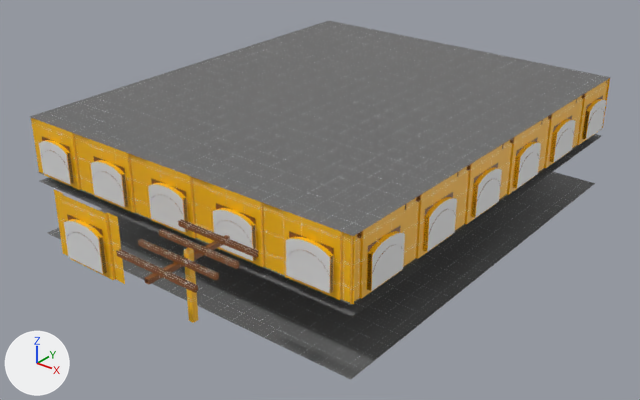
An edit to the Blender file Blends/level-1-depository.blend, drawn before and after from the same camera.
The view is the same before and after, from a camera (50 mm lens) standing at (27.1, -35.3, 18.4) and looking at (1.2, -3.0, -1.6). Lighting does not change. The marker at lower left points along +X, +Y and +Z.

The scene before the commit, as lines of its bpy script (objects in view):
```python
ob_kit_window_4m = bpy.data.objects.new('kit-window-4m', me_kit_window_4m)
ob_kit_window_4m.location = (0.0, -16.5, 0.0)
ob_kit_window_4m_001 = bpy.data.objects.new('kit-window-4m.001', me_kit_window_4m)
ob_kit_window_4m_001.location = (0.0, -12.0, 0.0)
ob_kit_window_4m_002 = bpy.data.objects.new('kit-window-4m.002', me_kit_window_4m)
ob_kit_window_4m_002.location = (4.0, -12.0, 0.0)
ob_kit_window_4m_003 = bpy.data.objects.new('kit-window-4m.003', me_kit_window_4m)
ob_kit_window_4m_003.location = (8.0, -12.0, 0.0)
ob_kit_window_4m_004 = bpy.data.objects.new('kit-window-4m.004', me_kit_window_4m)
ob_kit_window_4m_004.location = (-4.0, -12.0, 0.0)
ob_kit_window_4m_005 = bpy.data.objects.new('kit-window-4m.005', me_kit_window_4m)
ob_kit_window_4m_005.location = (-8.0, -12.0, 0.0)
ob_kit_window_4m_009 = bpy.data.objects.new('kit-window-4m.009', me_kit_window_4m)
ob_kit_window_4m_009.location = (10.0, -10.0, 0.0)
ob_kit_window_4m_009.rotation_euler = (0.0, 0.0, -4.712)  # degrees (0, 0, -270)
ob_kit_window_4m_010 = bpy.data.objects.new('kit-window-4m.010', me_kit_window_4m)
ob_kit_window_4m_010.location = (10.0, -6.0, 0.0)
ob_kit_window_4m_010.rotation_euler = (0.0, 0.0, -4.712)  # degrees (0, 0, -270)
ob_kit_window_4m_013 = bpy.data.objects.new('kit-window-4m.013', me_kit_window_4m)
ob_kit_window_4m_013.location = (10.0, 6.0, 0.0)
ob_kit_window_4m_013.rotation_euler = (0.0, 0.0, -4.712)  # degrees (0, 0, -270)
# also in view: 'kit-pillar-4m' at (6.0, -16.5, 1.5); 'level-1-depository' at (0.0, 0.0, -0.3); 'kit-window-4m.011' at (10.1, -2.0, 1.5); 'kit-window-4m.012' at (10.1, 2.0, 1.5); 'kit-window-4m.014' at (10.1, 10.0, 1.5)
```
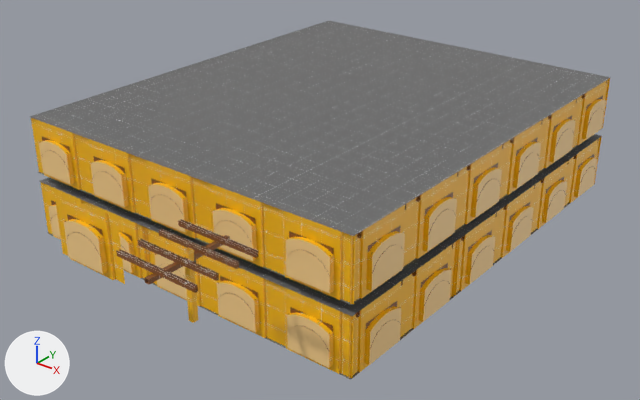
Where the change shows, as pixel boxes (x1, y1, x2, y2) in the pictures (640 x 400 px; the box of a moved part takes in the faces that stretch with it):
'kit-window-4m.003', recoloured (grey to brown): (277, 236, 337, 296) in both
'kit-window-4m.023', added (orange): after (276, 284, 354, 378)
'kit-window-4m.002', recoloured (grey to brown): (210, 199, 260, 263) in both
'kit-window-4m', recoloured (grey to brown): (54, 190, 124, 276) in both
'kit-window-4m.022', added (orange): after (207, 257, 277, 342)
'kit-window-4m.009', recoloured (grey to brown): (361, 203, 408, 293) in both
'kit-window-4m.001', recoloured (grey to brown): (145, 181, 191, 235) in both
'kit-window-4m.026', added (brown): after (349, 277, 407, 378)
'kit-window-4m.004', recoloured (grey to brown): (88, 159, 132, 210) in both
'kit-window-4m.010', recoloured (grey to brown): (415, 177, 460, 254) in both
'kit-window-4m.005', recoloured (grey to brown): (36, 126, 77, 187) in both
'kit-window-4m.027', added (brown): after (405, 242, 456, 333)
'kit-window-4m.011', recoloured (grey to beige): (458, 143, 505, 221) in both
'kit-window-4m.028', added (brown): after (454, 210, 500, 293)
'kit-window-4m.012', recoloured (grey to beige): (501, 137, 542, 198) in both
'kit-window-4m.029', added (brown): after (495, 183, 537, 261)
'kit-window-4m.013', recoloured (grey to beige): (539, 100, 576, 171) in both
'kit-window-4m.021', added (orange): after (147, 228, 210, 310)
'kit-window-4m.030', added (brown): after (532, 159, 571, 232)
'kit-window-4m.014', recoloured (grey to beige): (572, 97, 606, 148) in both
'kit-window-4m.031', added (brown): after (565, 138, 600, 205)
'kit-window-4m.024', added (orange): after (90, 204, 149, 279)
'kit-window-4m.025', added (orange): after (41, 182, 91, 240)
'kit-window-4m.015', recoloured: (602, 97, 607, 128) in both
'kit-window-4m.032', added: after (594, 136, 602, 184)
'kit-pillar-4m.058', added: after (356, 280, 403, 318)
'kit-pillar-4m.057', added: after (412, 244, 453, 276)
part 1 of me_level_1_depository, added: after (142, 226, 460, 297)
part 2 of me_level_1_depository, moved or reshaped: (38, 134, 601, 316) in both
part 3 of me_level_1_depository, surface changed: (48, 83, 601, 380) in both
part 4 of me_kit_window_4m, deleted: before (67, 112, 588, 291)

What changed in the scene script:
```text
Change mat_outside_glow:
    mat_outside_glow.base_color: (0.8, 0.8, 0.8) -> (1.0, 0.668, 0.277)  # white #e7e7e7 -> beige #ffd590
Change me_level_1_depository:
    remove me_level_1_depository.from_pydata(...)  # 179 vertices, 88 faces; spans x -10.0..10.0, y -12.0..12.0, z -3.5..3.0
    add me_level_1_depository.from_pydata(...)  # 231 vertices, 125 faces; spans x -10.0..10.0, y -12.0..12.0, z -3.5..3.0
    me_level_1_depository part 1: a new loose piece of 30 vertices spanning x -2.1..10.0, y -12.0..-3.9, z -3.5..-0.5, in mat_brick (picture img_pt_wall_png)
    me_level_1_depository part 2: 9 vertices moved from x -8.5..10.0, y -12.0..12.0, z -0.5..3.0 to x -10.0..10.0, y -12.0..12.0, z -0.5..1.0; 37 vertices removed from x -10.0..10.0, y 7.1..12.0, z -3.5..3.0; 59 vertices added at x -10.0..10.0, y 6.9..12.0, z -3.5..3.0
    me_level_1_depository part 3: 55 kept faces spanning x -10.0..10.0, y -12.0..12.0, z -3.5..3.0 get new texture (UV) coordinates
Change me_kit_window_4m:
    remove me_kit_window_4m.from_pydata(...)  # 429 vertices, 332 faces; spans x -2.0..2.0, y -0.27..0.1, z 0.0..3.0
    add me_kit_window_4m.from_pydata(...)  # 403 vertices, 320 faces; spans x -2.0..2.0, y -0.27..0.1, z 0.0..3.0
    me_kit_window_4m part 4: 10 vertices removed from x -1.1..1.1, y -0.21..-0.05, z 0.3..1.9
    remove me_kit_window_4m.materials.append(mat_glass)  # picture img_pt_glass_png
Add ob_kit_window_4m_032:
    ob_kit_window_4m_032 = bpy.data.objects.new('kit-window-4m.032', me_kit_window_4m)  # modifiers EDGE_SPLIT
    ob_kit_window_4m_032.location = (8.0, 12.0, -3.5)
    ob_kit_window_4m_032.rotation_euler = (0.0, 0.0, -3.142)  # degrees (0, 0, -180)
Add ob_kit_window_4m_031:
    ob_kit_window_4m_031 = bpy.data.objects.new('kit-window-4m.031', me_kit_window_4m)  # modifiers EDGE_SPLIT
    ob_kit_window_4m_031.location = (10.0, 10.0, -3.5)
    ob_kit_window_4m_031.rotation_euler = (0.0, 0.0, -4.712)  # degrees (0, 0, -270)
Add ob_kit_window_4m_030:
    ob_kit_window_4m_030 = bpy.data.objects.new('kit-window-4m.030', me_kit_window_4m)  # modifiers EDGE_SPLIT
    ob_kit_window_4m_030.location = (10.0, 6.0, -3.5)
    ob_kit_window_4m_030.rotation_euler = (0.0, 0.0, -4.712)  # degrees (0, 0, -270)
Add ob_kit_window_4m_029:
    ob_kit_window_4m_029 = bpy.data.objects.new('kit-window-4m.029', me_kit_window_4m)  # modifiers EDGE_SPLIT
    ob_kit_window_4m_029.location = (10.0, 2.0, -3.5)
    ob_kit_window_4m_029.rotation_euler = (0.0, 0.0, -4.712)  # degrees (0, 0, -270)
Add ob_kit_window_4m_028:
    ob_kit_window_4m_028 = bpy.data.objects.new('kit-window-4m.028', me_kit_window_4m)  # modifiers EDGE_SPLIT
    ob_kit_window_4m_028.location = (10.0, -2.0, -3.5)
    ob_kit_window_4m_028.rotation_euler = (0.0, 0.0, -4.712)  # degrees (0, 0, -270)
Add ob_kit_window_4m_027:
    ob_kit_window_4m_027 = bpy.data.objects.new('kit-window-4m.027', me_kit_window_4m)  # modifiers EDGE_SPLIT
    ob_kit_window_4m_027.location = (10.0, -6.0, -3.5)
    ob_kit_window_4m_027.rotation_euler = (0.0, 0.0, -4.712)  # degrees (0, 0, -270)
Add ob_kit_window_4m_026:
    ob_kit_window_4m_026 = bpy.data.objects.new('kit-window-4m.026', me_kit_window_4m)  # modifiers EDGE_SPLIT
    ob_kit_window_4m_026.location = (10.0, -10.0, -3.5)
    ob_kit_window_4m_026.rotation_euler = (0.0, 0.0, -4.712)  # degrees (0, 0, -270)
Add ob_kit_window_4m_025:
    ob_kit_window_4m_025 = bpy.data.objects.new('kit-window-4m.025', me_kit_window_4m)  # modifiers EDGE_SPLIT
    ob_kit_window_4m_025.location = (-8.0, -12.0, -3.5)
Add ob_kit_window_4m_024:
    ob_kit_window_4m_024 = bpy.data.objects.new('kit-window-4m.024', me_kit_window_4m)  # modifiers EDGE_SPLIT
    ob_kit_window_4m_024.location = (-4.0, -12.0, -3.5)
Add ob_kit_window_4m_023:
    ob_kit_window_4m_023 = bpy.data.objects.new('kit-window-4m.023', me_kit_window_4m)  # modifiers EDGE_SPLIT
    ob_kit_window_4m_023.location = (8.0, -12.0, -3.5)
Add ob_kit_window_4m_022:
    ob_kit_window_4m_022 = bpy.data.objects.new('kit-window-4m.022', me_kit_window_4m)  # modifiers EDGE_SPLIT
    ob_kit_window_4m_022.location = (4.0, -12.0, -3.5)
Add ob_kit_window_4m_021:
    ob_kit_window_4m_021 = bpy.data.objects.new('kit-window-4m.021', me_kit_window_4m)  # modifiers EDGE_SPLIT
    ob_kit_window_4m_021.location = (0.0, -12.0, -3.5)
Add ob_kit_pillar_4m_058:
    ob_kit_pillar_4m_058 = bpy.data.objects.new('kit-pillar-4m.058', me_kit_pillar_4m)
    ob_kit_pillar_4m_058.location = (8.0, -10.0, -3.5)
Add ob_kit_pillar_4m_057:
    ob_kit_pillar_4m_057 = bpy.data.objects.new('kit-pillar-4m.057', me_kit_pillar_4m)
    ob_kit_pillar_4m_057.location = (8.0, -6.0, -3.5)
```
